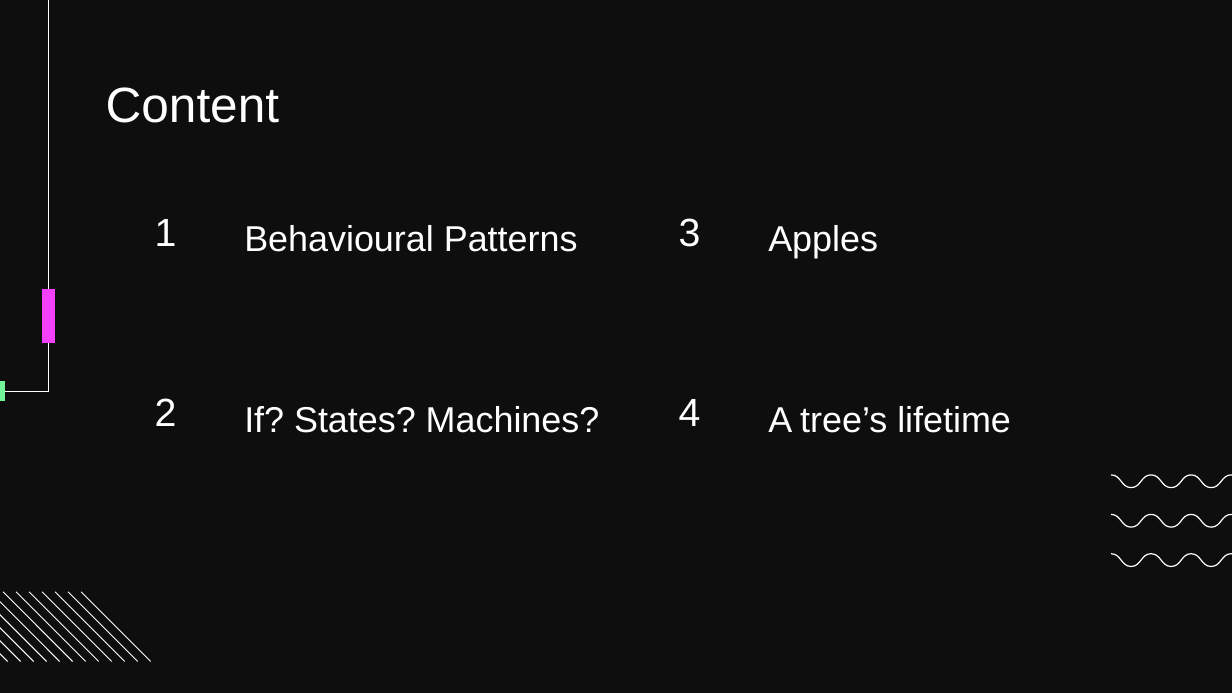
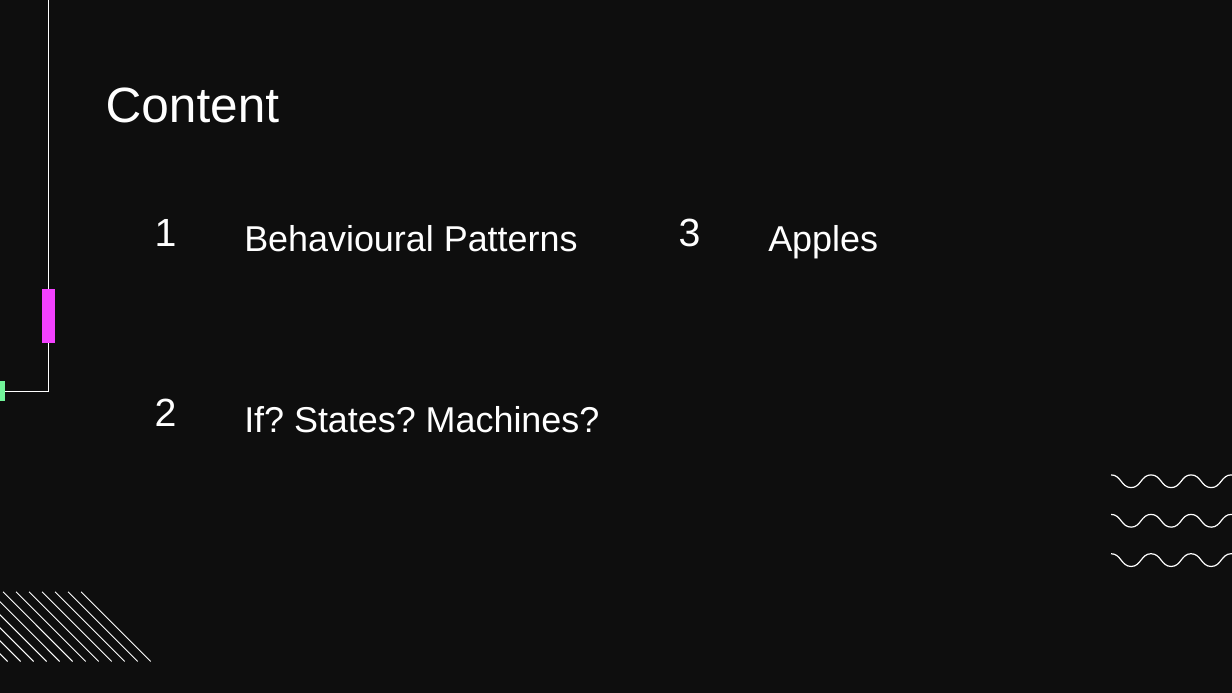
Before and after one commit to Sokkero/schoolThing, a slide deck: slide 2 of Presentation.pptx. Drawn at 1232x693 pixels with LibreOffice and Linux fonts; fonts in the diff are those of the drawing; background and template pictures are left out. Boxes give left, top, right and bottom in pixels: in the first picture for what was removed or moved away, otherwise in the second. Text is boxed around its words. In the diff, an @@ line names an element or a change of style, - is before the commit and + after.

```diff
--- a/Presentation.pptx
+++ b/Presentation.pptx
@@ title removed at (x1=679, y1=399, x2=701, y2=426) @@
-4
@@ subtitle removed at (x1=768, y1=406, x2=1011, y2=433) @@
-A tree’s lifetime
```
Also in this commit, not shown: 1 slide removed, 1 other file.
